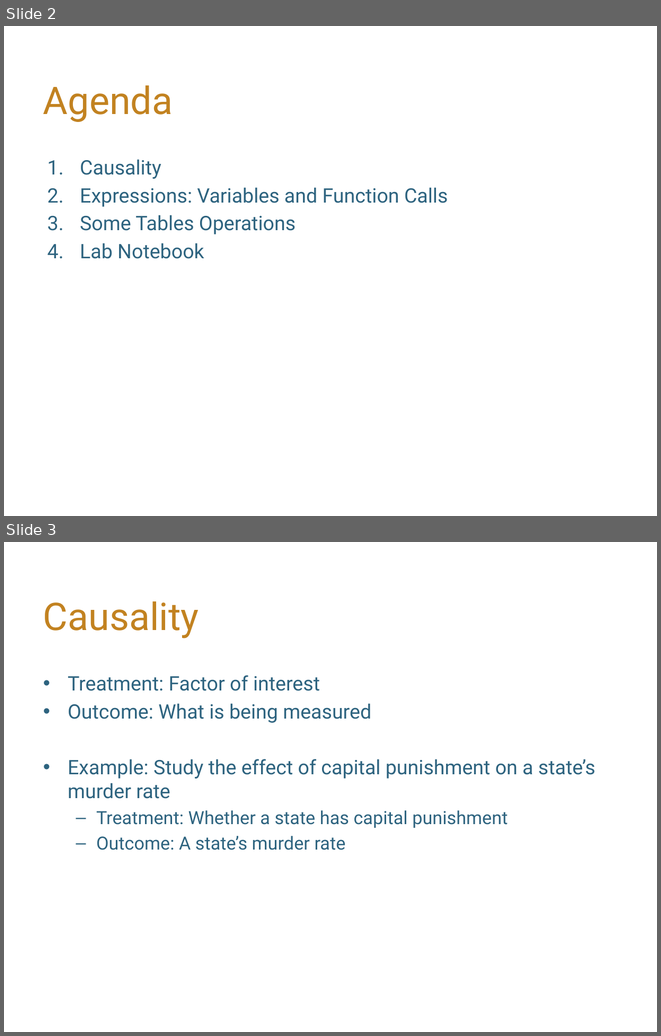
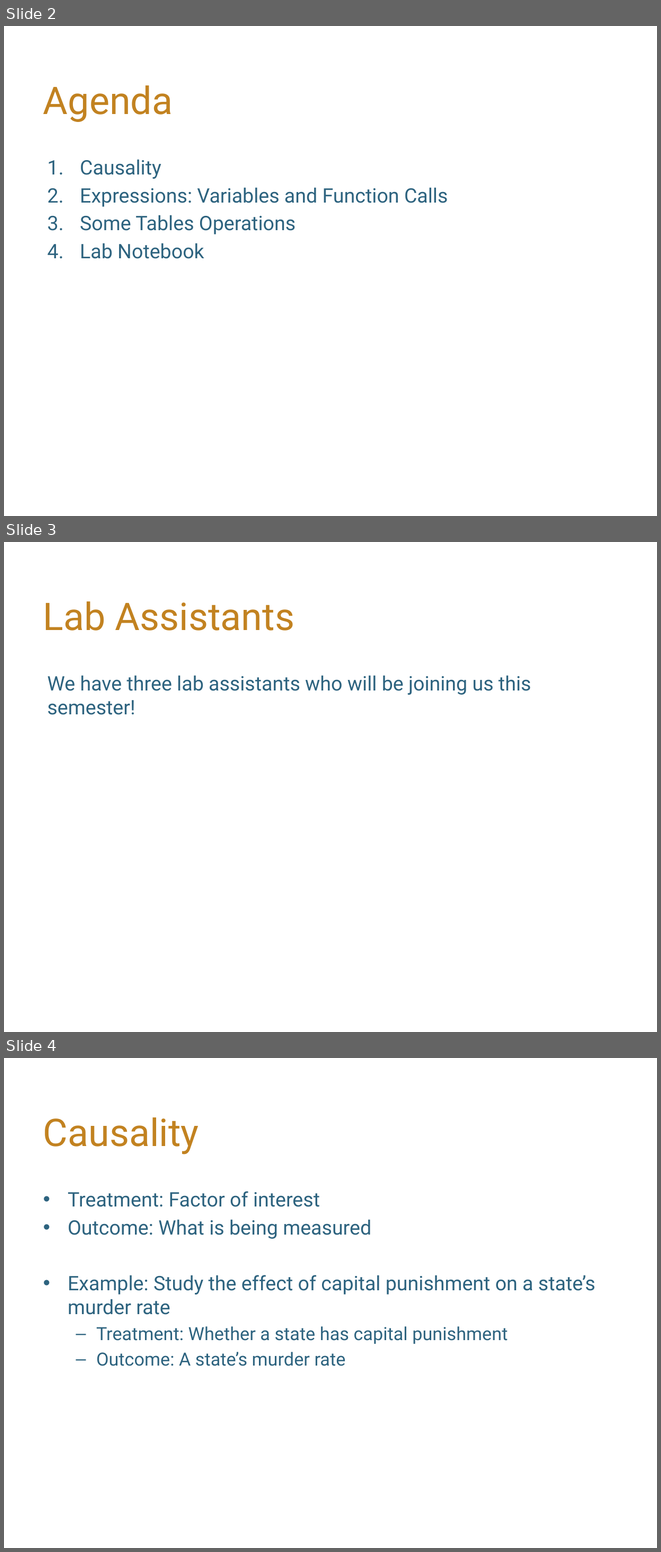
Before and after one commit to hLuo27/teaching, a slide deck: data8/slides/lab2.pptx. Shown one above the other, each under a label of ours: slides 2 and 3 before the commit, slides 2, 3 and 4 after it. The pictures are 661x1036 and 661x1552 pixels, drawn with LibreOffice and Linux fonts; fonts in the diff are those of the drawing; background and template pictures are left out. Boxes give left, top, right and bottom in pixels: in the first picture for what was removed or moved away, otherwise in the second. Text is boxed around its words. In the diff, an @@ line names an element or a change of style, - is before the commit and + after.

```diff
--- a/data8/slides/lab2.pptx
+++ b/data8/slides/lab2.pptx
@@ slide 3 added at box(4, 542, 657, 1032), background #FFFFFF @@
@@ title added at box(43, 601, 294, 631), 42 pt, text #C28220 @@
+Lab Assistants
@@ text added at box(47, 675, 531, 715), 22 pt, text #2D637F @@
+We have three lab assistants who will be joining us this semester!
@@ what was slide 3 is now slide 4 @@
```
Also in this commit, not shown: 1 slide changed, 2 other files.
